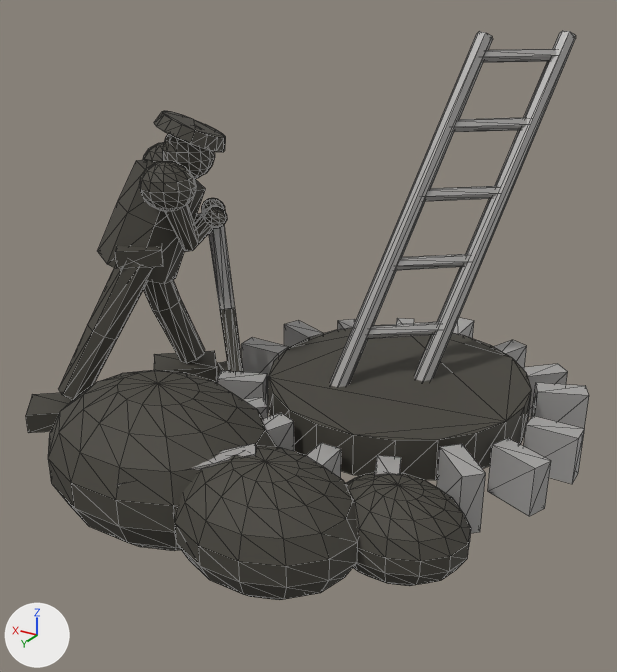
What one commit did to the glTF model assets/monsters/minibosses/pitman.glb.
Camera for both pictures: a 50 mm camera at (-2.3, 3.47, 2.6) aimed at (-0.24, 0.04, 0.88). Lighting does not change. The marker at lower left points along +X, +Y and +Z. The first picture is the older version. Mesh edges are drawn as thin lines. Where no turn or scale is listed for an object, it has been applied to the vertices. Vertices at exactly the same position are counted once.

The first picture shows 'pitman_bone', 'pitman_dark'.
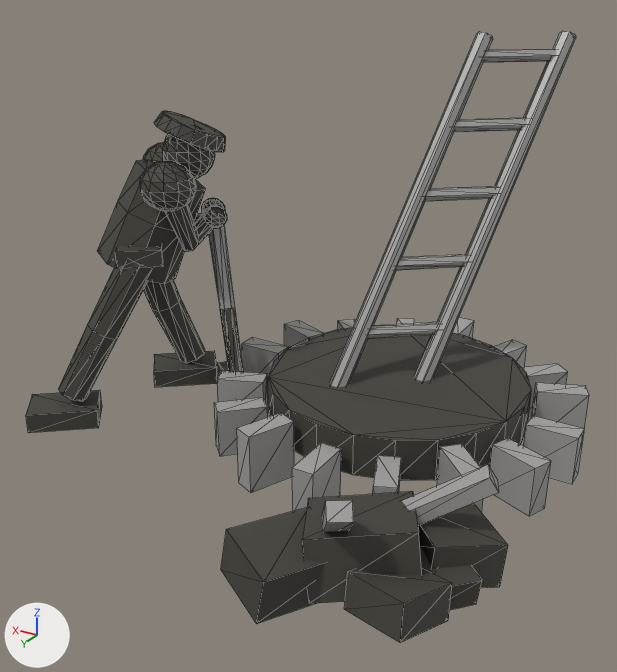
The newer file is also rescaled (x1.087), turned or shifted as a whole; pictures and numbers use the older file's frame.

Where the change shows, as pixel boxes [x1, y1, x2, y2] in the pictures (617 x 672 px; the box of a moved part takes in the faces that stretch with it):
'pitman_dark', reshaped (9% taller): before [26, 111, 532, 600]; after [26, 111, 532, 643]
'pitman_bone', reshaped (19% narrower): before [117, 30, 589, 533]; after [208, 30, 589, 532]
part 1 of me_pitman_bone, moved or reshaped: before [117, 443, 256, 486]; after [402, 464, 499, 526]
part 2 of me_pitman_bone, moved or reshaped (not visible before): after [322, 500, 353, 532]
part 3 of me_pitman_dark, rebuilt: before [345, 473, 471, 586]; after [302, 491, 422, 604]
part 4 of me_pitman_dark, deleted: before [48, 370, 277, 551]
part 5 of me_pitman_dark, deleted: before [173, 446, 359, 600]
part 6 of me_pitman_dark, added: after [221, 505, 508, 643]

Patch to the scene script:
```diff
--- a/assets/monsters/minibosses/pitman.glb.py
+++ b/assets/monsters/minibosses/pitman.glb.py
@@ me_pitman_bone @@
 # used by ob_pitman_bone; location = (0.0, 0.0, 0.263)
-me_pitman_bone.from_pydata(...)  # 258 vertices, 408 faces; spans x -1.57..0.61, y -1.38..1.17, z 0.0..2.04
+me_pitman_bone.from_pydata(...)  # 258 vertices, 408 faces; spans x -1.57..0.56, y -1.38..1.17, z 0.0..2.04
+# me_pitman_bone part 1: the loose piece of 8 vertices spanning x -0.46..0.1, y 0.75..1.17, z 0.2..0.4 is multiplied about its middle by the matrix ((1.005, 0.183, 0.319), (-0.231, 1.036, 0.135), (-0.286, -0.196, 1.012)), then moved by (-0.98, -0.32, -0.04)
+# me_pitman_bone part 2: the loose piece of 8 vertices spanning x 0.15..0.61, y 0.15..0.69, z 0.2..0.4 is multiplied about its middle by the matrix ((1.015, 0.169, 0.292), (-0.03, 0.968, -0.455), (-0.336, 0.424, 0.923)), then moved by (-1.28, 0.5, -0.04)
 me_pitman_bone.materials.append(mat_pitman_bone)
@@ me_pitman_dark @@
 # used by ob_pitman_dark; location = (0.0, 0.0, 0.263)
-me_pitman_dark.from_pydata(...)  # 994 vertices, 1908 faces; spans x -1.35..1.28, y -1.03..1.21, z -0.26..1.65
+me_pitman_dark.from_pydata(...)  # 692 vertices, 1296 faces; spans x -1.52..1.28, y -1.03..1.31, z -0.08..1.65
+# me_pitman_dark part 3: the loose piece of 114 vertices spanning x -1.35..-0.68, y 0.32..0.84, z -0.14..0.29 is rebuilt with 8 vertices and now spans x -1.29..-0.66, y 0.52..1.12, z -0.08..0.31
+# me_pitman_dark part 4: the loose piece of 114 vertices spanning x -0.43..0.79, y 0.24..1.19, z -0.26..0.53 is deleted
+# me_pitman_dark part 5: the loose piece of 114 vertices spanning x -0.97..-0.07, y 0.51..1.21, z -0.2..0.4 is deleted
+# me_pitman_dark part 6
+# 32 vertices are added at x -1.52..-0.49, y 0.33..1.31, z -0.06..0.24
+# 48 new faces join them
 me_pitman_dark.materials.append(mat_pitman_dark)
```
